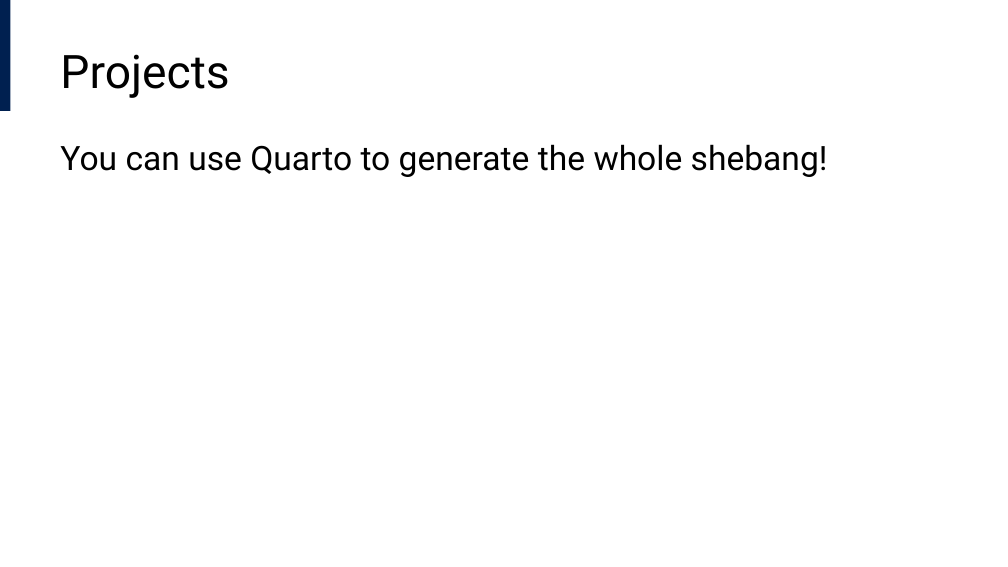
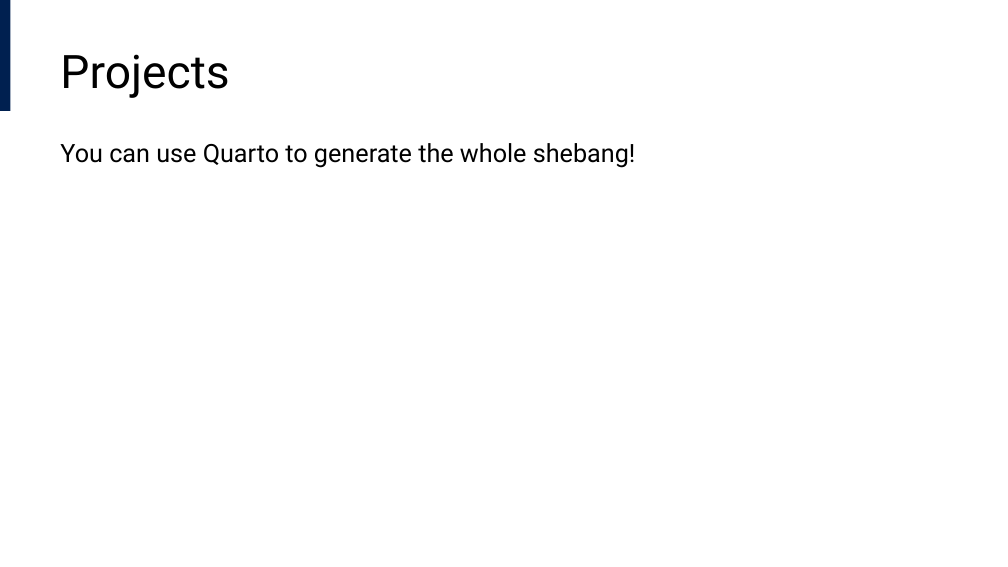
Before and after one commit to lucas-a-meyer/using-quarto, a slide deck: slide 13 of docs/using-quarto-ppt.pptx (slide 5 before the commit). Drawn at 1008x567 pixels with LibreOffice and Linux fonts; fonts in the diff are those of the drawing. Boxes give left, top, right and bottom in pixels: in the first picture for what was removed or moved away, otherwise in the second. Text is boxed around its words. In the diff, an @@ line names an element or a change of style, - is before the commit and + after.

```diff
--- a/docs/using-quarto-ppt.pptx
+++ b/docs/using-quarto-ppt.pptx
@@ text "You can use Quarto to ..." at [60, 143, 636, 168]: size 24 to 18 pt; less space between paragraphs @@
```
Also in this commit, not shown: 3 other slides changed, 11 slides added, 1 slide removed, 22 other files.
